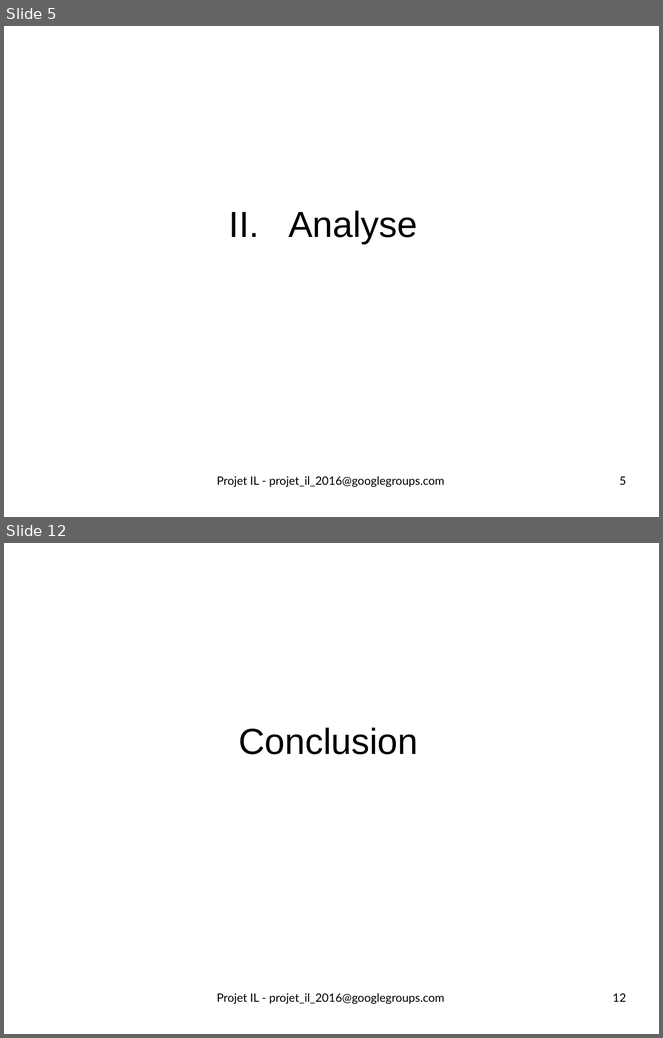
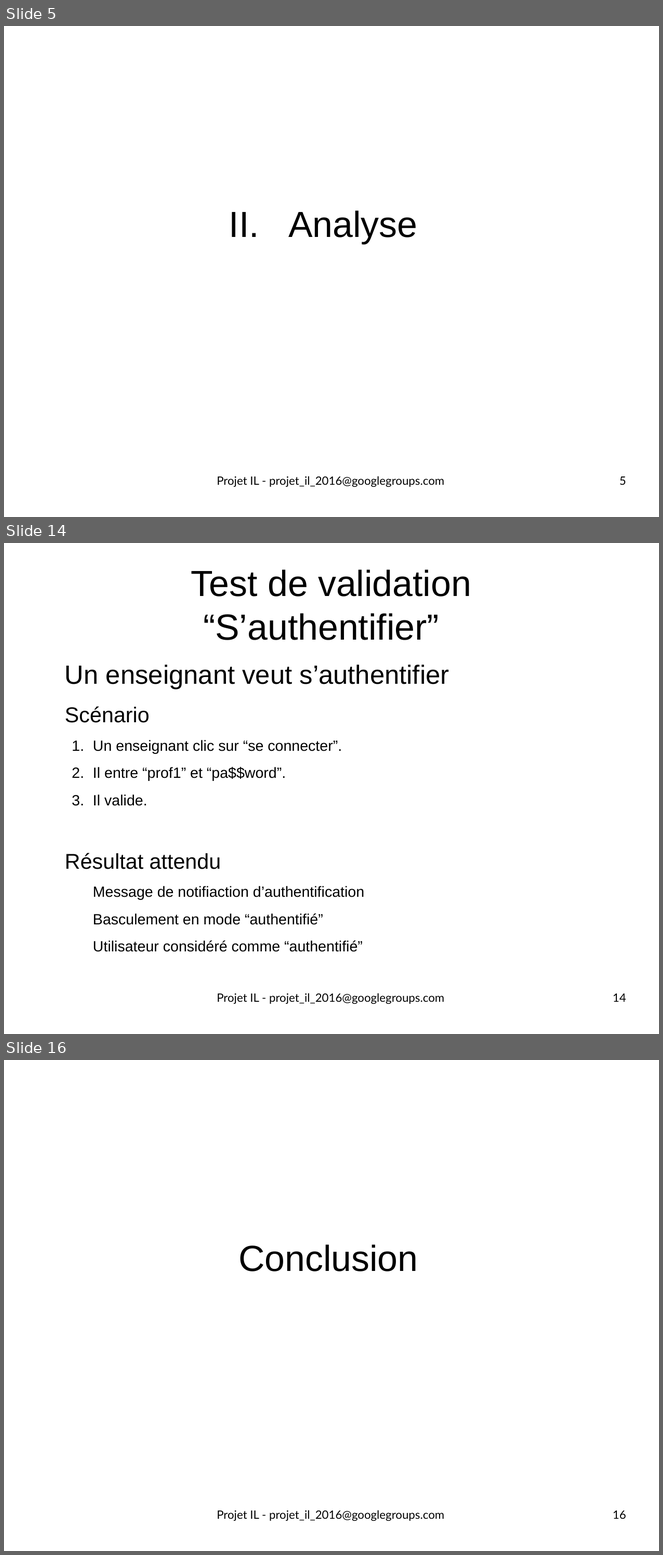
Before and after one commit to ScreachFr/ecours_DMCSBG, a slide deck: vrac/all/pres1_17102016.odp. Shown one above the other, each under a label of ours: slides 5 and 12 before the commit, slides 5, 14 and 16 after it; the slides between them are not shown. The pictures are 663x1038 and 663x1555 pixels, drawn with LibreOffice and Linux fonts; fonts in the diff are those of the drawing. Boxes give left, top, right and bottom in pixels: in the first picture for what was removed or moved away, otherwise in the second. Text is boxed around its words. In the diff, an @@ line names an element or a change of style, - is before the commit and + after.

```diff
--- a/vrac/all/pres1_17102016.odp
+++ b/vrac/all/pres1_17102016.odp
@@ slide 14 added at [4, 543, 659, 1034], background #FFFFFF @@
@@ title added at [191, 570, 471, 640], 44 pt, text #000000 @@
+Test de validation
+“S’authentifier”
@@ text added at [65, 665, 450, 952], 18 pt, text #000000 @@
+Un enseignant veut s’authentifier
+Scénario
+  1. Un enseignant clic sur “se connecter”.
+  2. Il entre “prof1” et “pa$$word”.
+  3. Il valide.
+Résultat attendu
+  Message de notifiaction d’authentification
+  Basculement en mode “authentifié”
+  Utilisateur considéré comme “authentifié”
@@ text added at [217, 993, 444, 1004], 14 pt, text #000000 @@
+Projet IL - projet_il_2016@googlegroups.com
@@ page number added at [613, 994, 626, 1002], 14 pt, text #000000 @@
+14
@@ what was slide 12 is now slide 16 @@
@@ page number at [613, 1511, 626, 1519]: text changed @@
-12
+16
```
Also in this commit, not shown: 8 slides changed, 3 other slides added, 2 other files.
